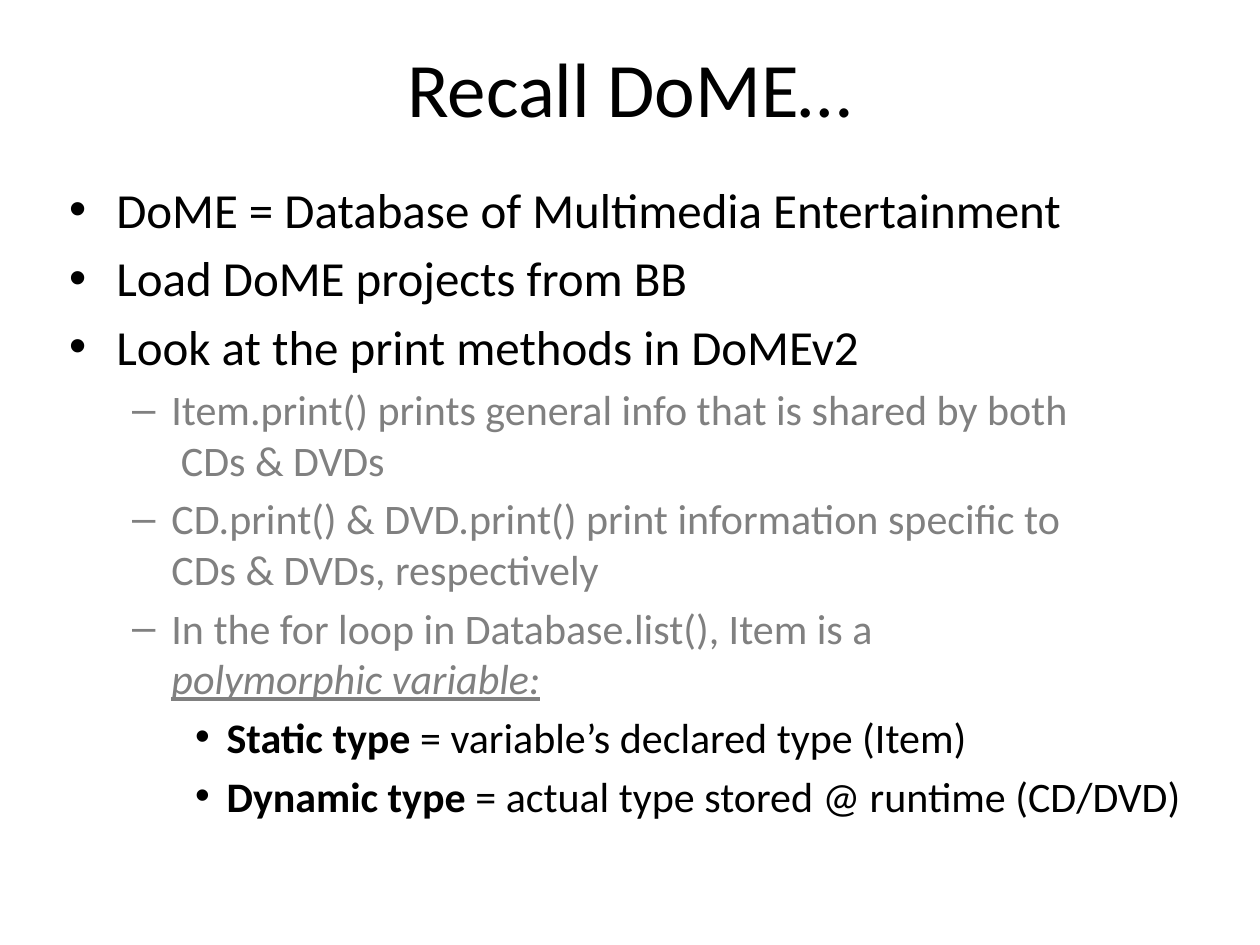
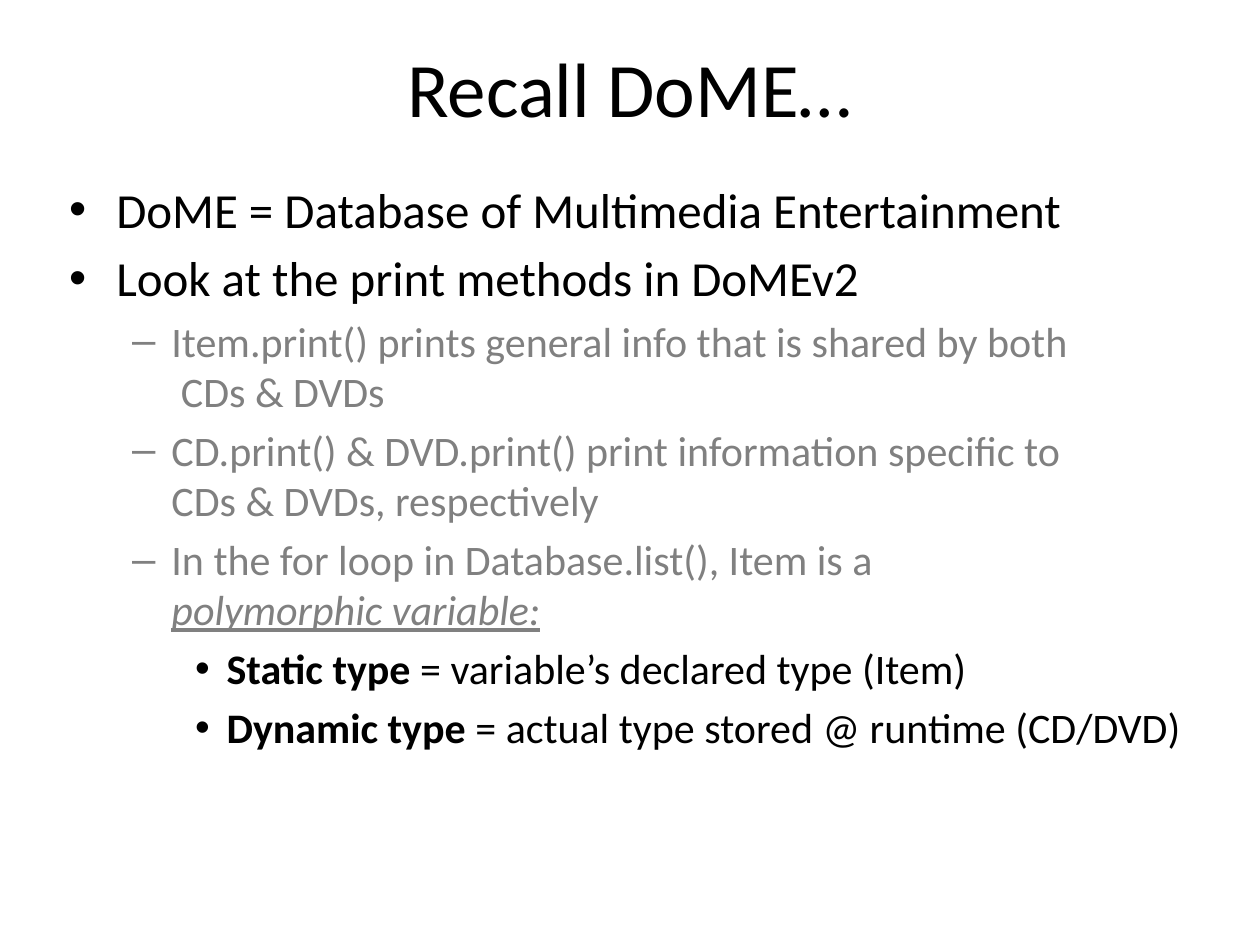
Before and after one commit to emhill/151-S15, a slide deck: slide 18 of src/morea/materials/11-DoME.pptx (slide 19 before the commit). Drawn at 1260x945 pixels with LibreOffice and Linux fonts; fonts in the diff are those of the drawing. Boxes give left, top, right and bottom in pixels: in the first picture for what was removed or moved away, otherwise in the second. Text is boxed around its words. In the diff, an @@ line names an element or a change of style, - is before the commit and + after.

```diff
--- a/src/morea/materials/11-DoME.pptx
+++ b/src/morea/materials/11-DoME.pptx
@@ text at [116,262,687,305]: paragraph removed @@
-• Load DoME projects from BB
```
Also in this commit, not shown: 5 other slides changed, 1 slide removed, 1 other file.
